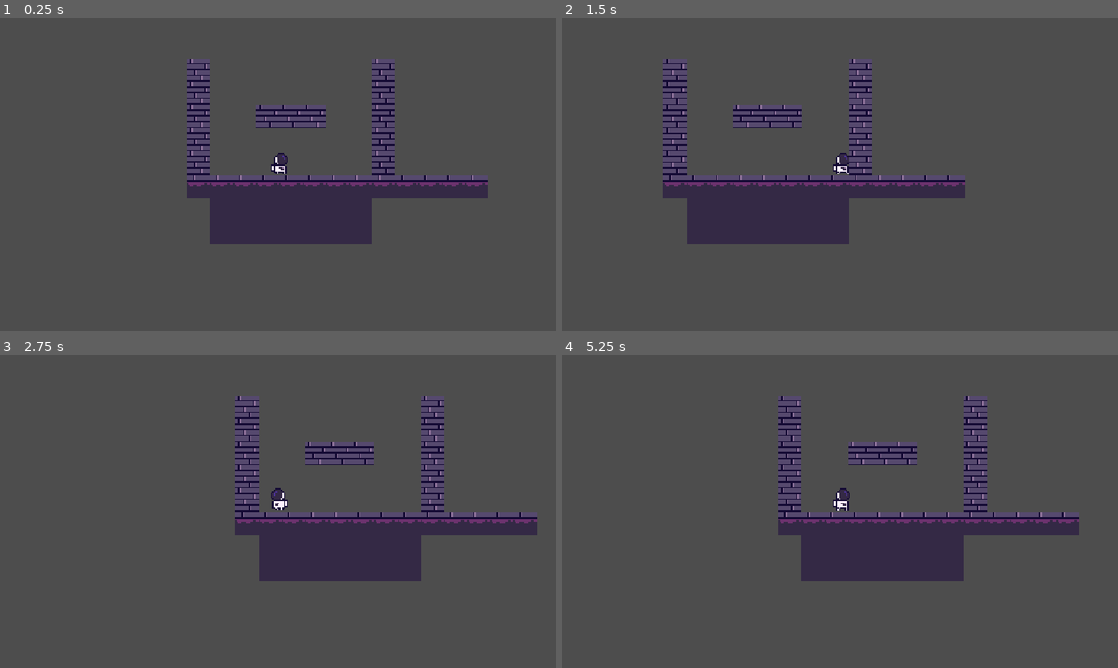
Above: before the commit, frames 1-4 (two rows, left to right).
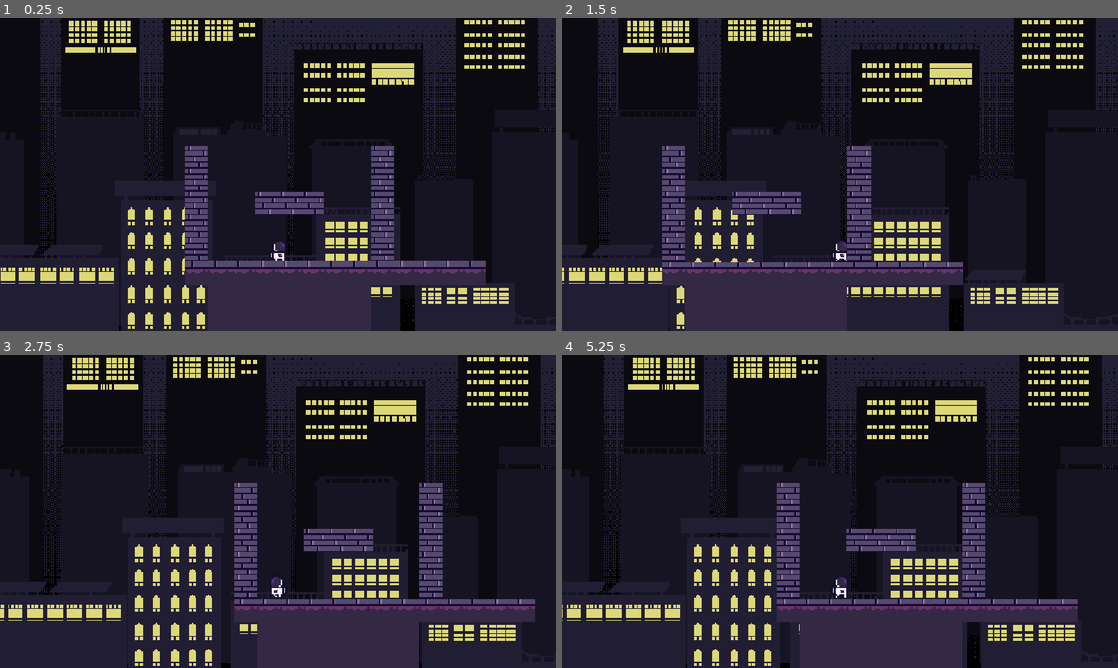
Above: after the commit, the same moments.

Repository: kyteidev/rogueshot
Game: Godot game, scene res://scenes/game_debug.tscn
The game is run twice, just before and just after one commit, with the same random seed, the same clock (stepped at 60 frames per second) and the same inputs.
Inputs:
- Up to frame 1 (0.25 s): no input
- Up to frame 2 (1.5 s): tap Enter at 0.5 s; hold D (player_right) from 0.53 s (still down); tap W (player_jump) at 0.77 s
- Up to frame 3 (2.75 s): tap W (player_jump) at 1.52 s; release D (player_right) at 2.03 s; hold A (player_left) from 2.03 s (still down)
- Up to frame 4 (5.25 s): release A (player_left) at 2.78 s; hold D (player_right) 2.78-4.28 s; tap W (player_jump) at 3.02, 3.77, 4.52 s; hold A (player_left) 4.28-5.03 s; hold D (player_right) from 5.03 s (still down)

The runs differ from the first frame. In frame 1, 98% of the frame differs, in the area x 0-100%, y 0-100%; in frame 2, 97%; in frame 3, 98%; in frame 4, 98%.

Commit message:
added a very poor implementation of a parallax background, needs fixing later

Diff:
--- /dev/null
+++ b/scenes/background.tscn
@@ -0,0 +1,46 @@
+[gd_scene format=3 uid="uid://7bm071w04gnc"]
+
+[ext_resource type="Texture2D" uid="uid://2u0tpos1jicx" path="res://assets/sprites/background/Layer1.png" id="1_cbsqf"]
+[ext_resource type="Texture2D" uid="uid://b5rmpryo0bohx" path="res://assets/sprites/background/Layer2.png" id="1_jougr"]
+[ext_resource type="Texture2D" uid="uid://d3rebiiaue1hy" path="res://assets/sprites/background/Layer3.png" id="2_cbsqf"]
+[ext_resource type="Texture2D" uid="uid://l6gdc1wt1dbf" path="res://assets/sprites/background/Layer4.png" id="3_wisxt"]
+
+[node name="Background" type="Node2D" unique_id=1305377215]
+
+[node name="Layer0" type="CanvasLayer" parent="." unique_id=1102373698]
+layer = -10
+
+[node name="TextureRect" type="TextureRect" parent="Layer0" unique_id=1368290093]
+anchors_preset = 15
+anchor_right = 1.0
+anchor_bottom = 1.0
+grow_horizontal = 2
+grow_vertical = 2
+texture = ExtResource("1_cbsqf")
+
+[node name="Laver1" type="Parallax2D" parent="." unique_id=1781033397]
+scroll_scale = Vector2(0.05, 0.05)
+scroll_offset = Vector2(-200, 120)
+repeat_size = Vector2(480, 0)
+
+[node name="Sprite2D" type="Sprite2D" parent="Laver1" unique_id=1933524760]
+texture = ExtResource("1_jougr")
+offset = Vector2(240, 135)
+
+[node name="Layer2" type="Parallax2D" parent="." unique_id=1749565630]
+scroll_scale = Vector2(0.1, 0.1)
+scroll_offset = Vector2(-200, 120)
+repeat_size = Vector2(480, 0)
+
+[node name="Sprite2D" type="Sprite2D" parent="Layer2" unique_id=1392360814]
+texture = ExtResource("2_cbsqf")
+offset = Vector2(240, 135)
+
+[node name="Layer3" type="Parallax2D" parent="." unique_id=347219413]
+scroll_scale = Vector2(0.15, 0.15)
+scroll_offset = Vector2(-200, 120)
+repeat_size = Vector2(480, 0)
+
+[node name="Sprite2D" type="Sprite2D" parent="Layer3" unique_id=209914064]
+texture = ExtResource("3_wisxt")
+offset = Vector2(240, 135)
--- a/scenes/game_debug.tscn
+++ b/scenes/game_debug.tscn
@@ -1,6 +1,7 @@
 [gd_scene format=3 uid="uid://br1bl3uquyddo"]
 
 [ext_resource type="PackedScene" uid="uid://cpx0iw07qf2bi" path="res://scenes/player.tscn" id="1_6rfd2"]
+[ext_resource type="PackedScene" uid="uid://7bm071w04gnc" path="res://scenes/background.tscn" id="1_hpfpv"]
 [ext_resource type="Texture2D" uid="uid://hop8m0c1ubuo" path="res://assets/sprites/world-tileset.png" id="2_17cyv"]
 
 [sub_resource type="TileSetAtlasSource" id="TileSetAtlasSource_hpfpv"]
@@ -22,9 +23,12 @@
 
 [node name="Game Debug" type="Node2D" unique_id=23013582]
 
+[node name="Background" parent="." unique_id=1305377215 instance=ExtResource("1_hpfpv")]
+
 [node name="Player" parent="." unique_id=73622017 instance=ExtResource("1_6rfd2")]
 
 [node name="Camera2D" type="Camera2D" parent="Player" unique_id=1782809747]
+position = Vector2(0, -60)
 zoom = Vector2(3, 3)
 
 [node name="CoyoteTimer" type="Timer" parent="Player" unique_id=476835996]
--- a/scenes/player.tscn
+++ b/scenes/player.tscn
@@ -89,15 +89,14 @@
 height = 14.0
 
 [node name="Player" type="CharacterBody2D" unique_id=73622017]
-position = Vector2(-1, 0)
 script = ExtResource("1_g2els")
 
 [node name="AnimatedSprite2D" type="AnimatedSprite2D" parent="." unique_id=1345892962]
-position = Vector2(1, -8)
+position = Vector2(0, -8)
 sprite_frames = SubResource("SpriteFrames_6rfd2")
 animation = &"jump"
 autoplay = "idle"
 
 [node name="CollisionShape2D" type="CollisionShape2D" parent="." unique_id=1475566916]
-position = Vector2(1, -7)
+position = Vector2(0, -7)
 shape = SubResource("CapsuleShape2D_nxcxh")
Binary file added: assets/sprites/background/Layer1.png
Not shown, added: assets/sprites/background/Layer1.png.import
Binary file added: assets/sprites/background/Layer2.png
Not shown, added: assets/sprites/background/Layer2.png.import
Binary file added: assets/sprites/background/Layer3.png
Not shown, added: assets/sprites/background/Layer3.png.import
Binary file added: assets/sprites/background/Layer4.png
Not shown, added: assets/sprites/background/Layer4.png.import
